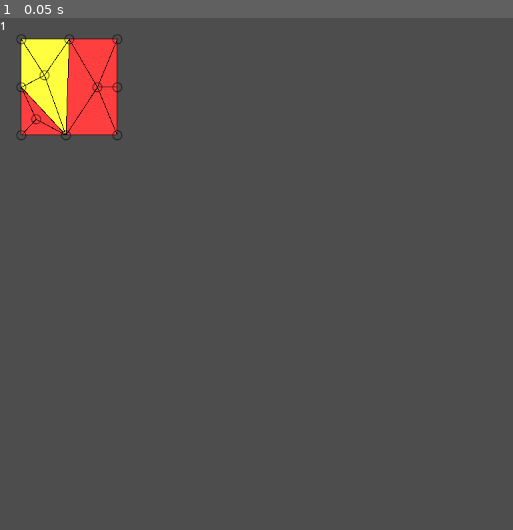
Above: before the commit, frame 1.
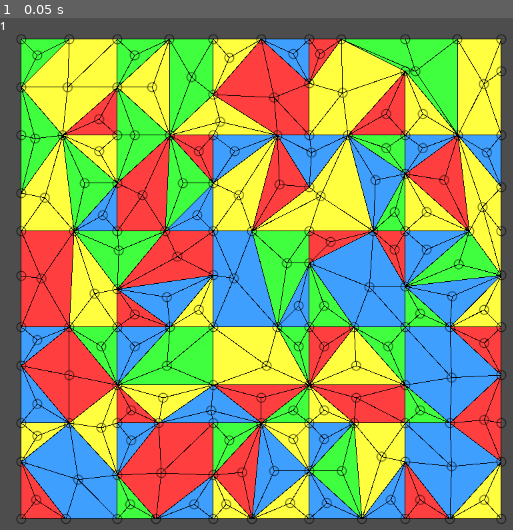
Above: after the commit, the same moment.

Repository: Pe3Hu/raupatu
Game: Godot game, scene res://scenes/game/Game.tscn
Two runs of this game, one before a commit and one after it. Both use one fixed random seed, a clock stepped at 60 frames per second and the inputs below.
Inputs:
- Up to frame 1 (0.05 s): no input

The runs differ from the first frame. In frame 1, 87% of the frame differs, in the area x 3-99%, y 3-99%.

Commit message:
version 0.0032
1. 4 corner glue bug fixed

Diff:
--- a/scripts/Classes_1.gd
+++ b/scripts/Classes_1.gd
@@ -448,7 +448,9 @@
 							options.append(types)
 
 			var types = []
+			var origin_types = []
 			types.append_array(Global.get_random_element(options))
+			origin_types.append_array(types)
 			klappes.append(current_klappe)
 			unglueds.erase(current_klappe)
 			types.erase(current_klappe.word.type)
@@ -471,7 +473,10 @@
 					unglueds.erase(current_klappe)
 					types.erase(current_klappe.word.type)
 
-			glueds.append(klappes)
+			if origin_types == ["corner", "corner", "corner", "corner"] && klappes.size() != origin_types.size():
+				unglueds.append_array(klappes)
+			else:
+				glueds.append(klappes)
 
 		for glued in glueds:
 			var input = {}
--- a/scripts/Global.gd
+++ b/scripts/Global.gd
@@ -19,7 +19,7 @@
 	num.index.knopf = 0
 
 	num.leinwand = {}
-	num.leinwand.n = 2
+	num.leinwand.n = 6
 	num.leinwand.rows = num.leinwand.n
 	num.leinwand.cols = num.leinwand.n
 	num.leinwand.a = 144
